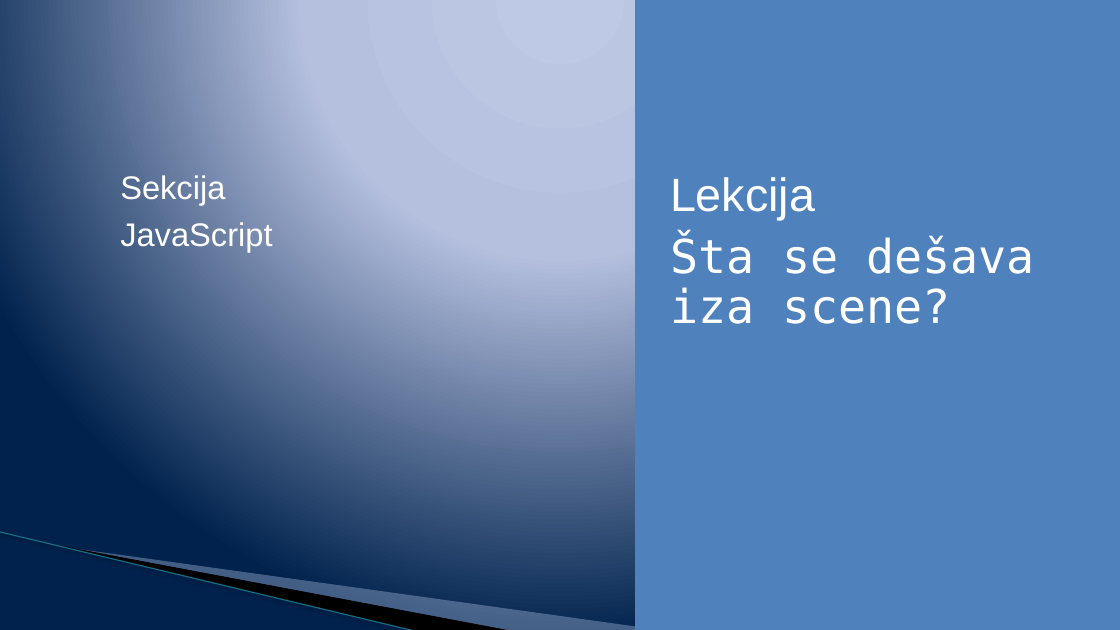
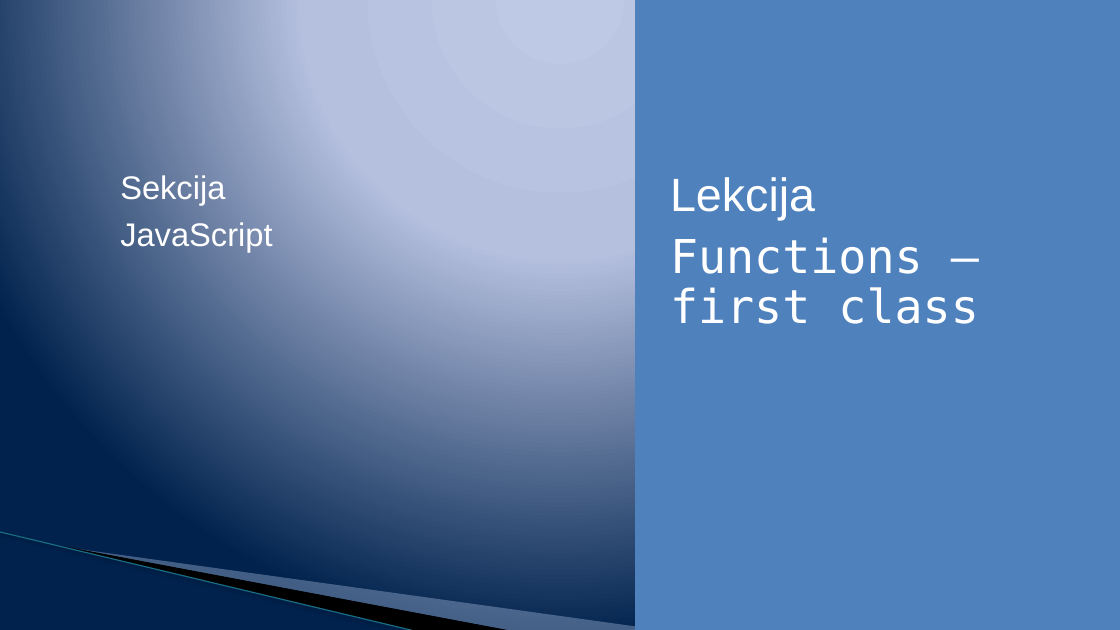
Before and after one commit to todalexcode/kurs-front-end, a slide deck: slide 4 of sesija-10/PPT/Front-End Developer-10.pptx. Drawn at 1120x630 pixels with LibreOffice and Linux fonts; fonts in the diff are those of the drawing; background and template pictures are left out. Boxes give left, top, right and bottom in pixels: in the first picture for what was removed or moved away, otherwise in the second. Text is boxed around its words. In the diff, an @@ line names an element or a change of style, - is before the commit and + after.

```diff
--- a/sesija-10/PPT/Front-End Developer-10.pptx
+++ b/sesija-10/PPT/Front-End Developer-10.pptx
@@ text at <box>670,237,978,324</box>: text changed @@
-Šta se dešava iza scene?
+Functions – first class
```
Also in this commit, not shown: 3 other slides changed, 8 slides added, 13 slides removed, 13 other files.
